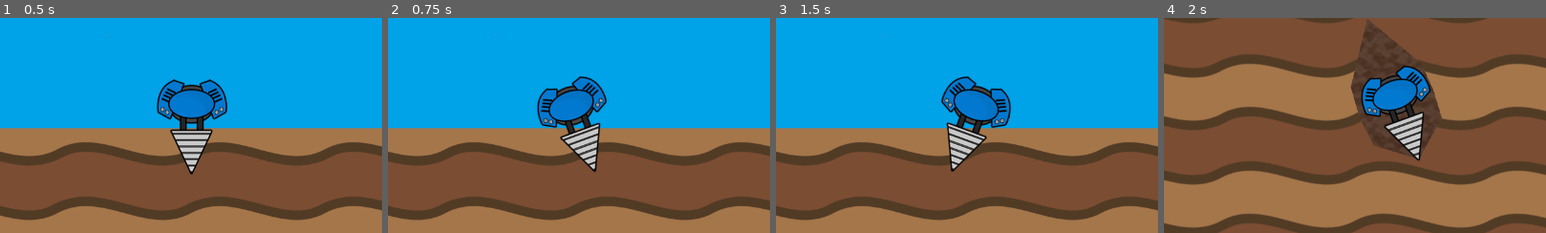
Above: before the commit, frames 1-4 (left to right).
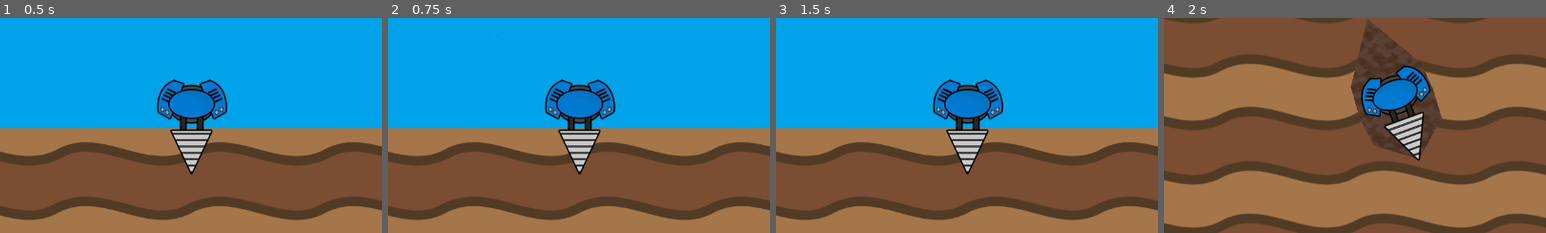
Above: after the commit, the same moments.

Repository: aNotSoCleverName/mechanicore
Game: Godot game, scene res://Main.tscn
Same seed, same stepped clock (60 frames per second), same inputs: the game is played once before the commit and once after it.
Inputs:
- Up to frame 1 (0.5 s): no input
- Up to frame 2 (0.75 s): tap Enter (ui_accept) at 0.5 s; hold Right (ui_right) from 0.53 s (still down); tap R at 0.6 s
- Up to frame 3 (1.5 s): tap Enter (ui_accept) at 0.77 s; release Right (ui_right) at 1.28 s; hold Left (ui_left) from 1.28 s (still down); tap R at 1.35 s
- Up to frame 4 (2 s): keep holding Left (ui_left); tap Enter (ui_accept) at 1.52 s
The pictures show only the part of the screen within x 10-60%, y 10-60%; the shares and areas given below are measured in that part.

Frame 1 is identical in both runs. In frame 2, 3.9% of the frame differs, in the area x 39-60%, y 27-73%; in frame 3, 4.0%, in the area x 41-62%, y 27-73%; in frame 4, nothing differs.

Commit message:
Fixed bug where drill couldn't start digging when docking right after turning

Diff:
--- a/Endless Run/Drill/Drill.gd
+++ b/Endless Run/Drill/Drill.gd
@@ -63,7 +63,7 @@
 		if (_directionDeg == inValue):
 			return;
 
-		if ($"Lock Dir Change Timer"._isLockDirChange):
+		if ($"Lock Dir Change Timer"._isLockDirChange && !self._isDocked):
 			return;
 		$"Lock Dir Change Timer".StartTimer();
 
